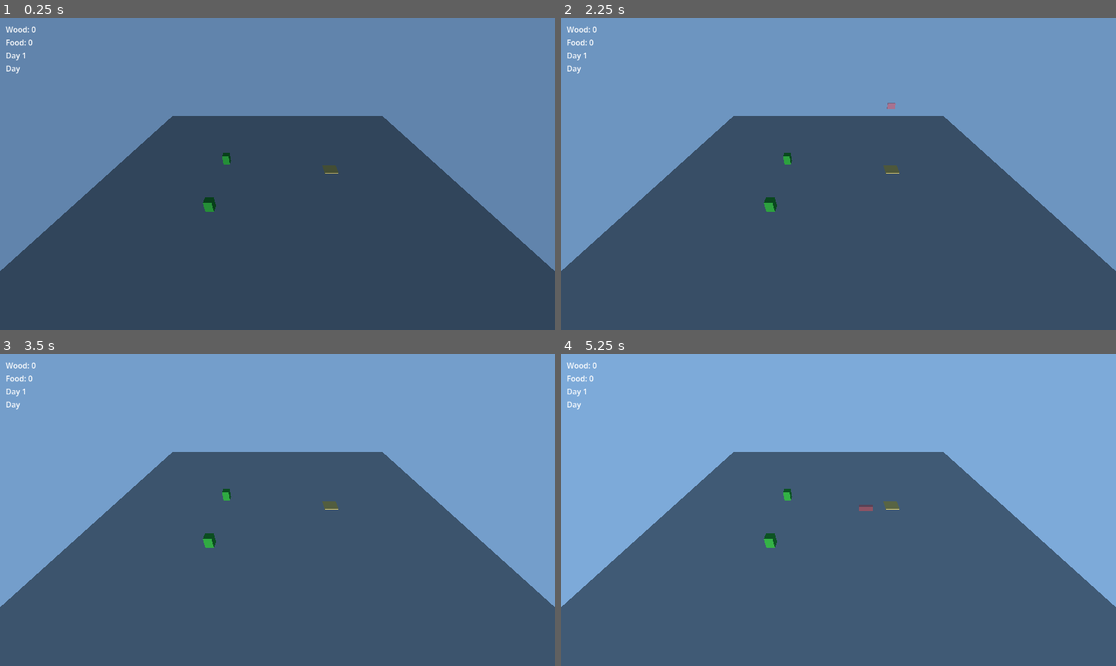
Above: before the commit, frames 1-4 (two rows, left to right).
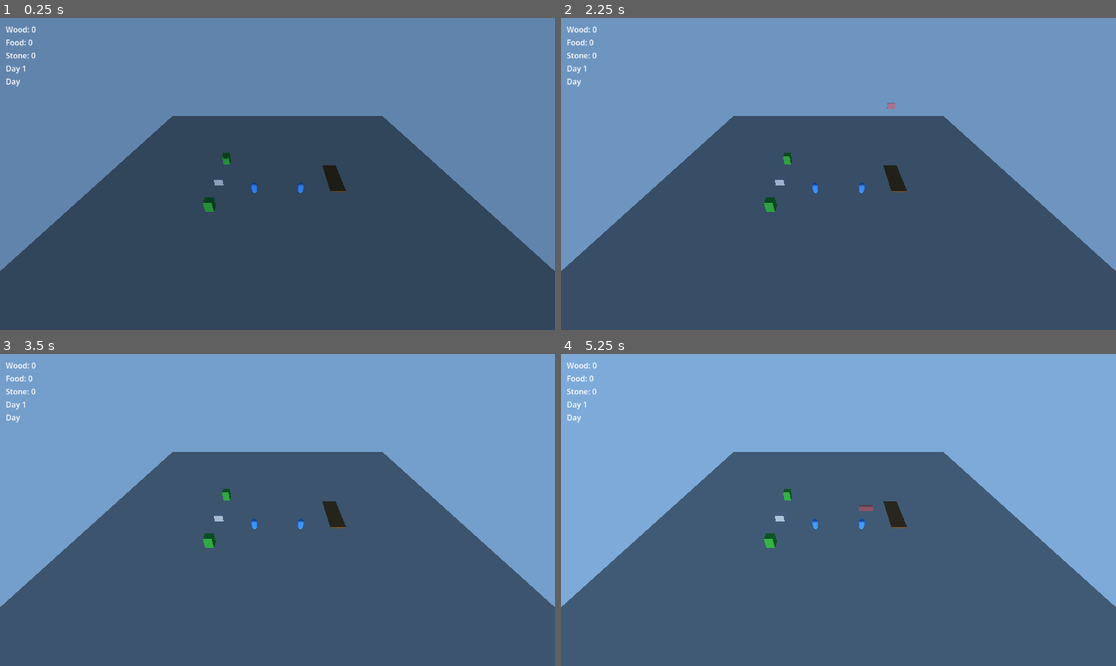
Above: after the commit, the same moments.

Repository: Harrisonnad/homestead-defense
Game: Godot game, scene res://scenes/Main.tscn
Two runs of this game, one before a commit and one after it. Both use one fixed random seed, a clock stepped at 60 frames per second and the inputs below.
Inputs (mouse positions are in pixels of both pictures, inside the frame that each line leads up to):
- Up to frame 1 (0.25 s): no input
- Up to frame 2 (2.25 s): tap Enter at 0.5, 2 s; move the mouse to (960, 158) at 0.52 s; tap B at 0.6, 1.35, 2.1 s; click (960, 158) at 0.67 s; tap Space at 1.25 s; move the mouse to (727, 189) at 1.27 s; click (727, 189) at 1.42 s; move the mouse to (894, 105) at 2.02 s; click (894, 105) at 2.17 s
- Up to frame 3 (3.5 s): tap Space at 2.75 s; move the mouse to (249, 572) at 2.77 s; tap B at 2.85 s; click (249, 572) at 2.92 s
- Up to frame 4 (5.25 s): tap Enter at 3.5 s; move the mouse to (1005, 556) at 3.52 s; tap B at 3.6, 4.35, 5.1 s; click (1005, 556) at 3.67 s; tap Space at 4.25 s; move the mouse to (672, 463) at 4.27 s; click (672, 463) at 4.42 s; move the mouse to (866, 510) at 5.02 s; click (866, 510) at 5.17 s

The runs differ from the first frame. In frame 1, 0.4% of the frame differs, in the area x 1-63%, y 11-57%; in frame 2, 0.4%; in frame 3, 0.4%; in frame 4, 0.4%.

Commit message:
Phase 2: farming & gathering depth
Farm plots now have a real plant/grow/harvest state cycle tied to the
day/night rhythm instead of instant click-gather. Adds a third resource
(stone, via rocks) and villagers with simple assignable AI: click a
villager, assign Farmer or Gatherer, and it autonomously finds and works
the nearest matching task in a loop.

Co-Authored-By: Claude Sonnet 5 <noreply@anthropic.com>

Diff:
--- a/project.godot
+++ b/project.godot
@@ -22,3 +22,4 @@
 
 GameClock="*res://scripts/autoload/game_clock.gd"
 Economy="*res://scripts/autoload/economy.gd"
+Selection="*res://scripts/autoload/selection.gd"
--- a/scenes/Main.tscn
+++ b/scenes/Main.tscn
@@ -8,6 +8,9 @@
 [ext_resource type="PackedScene" path="res://scenes/wall.tscn" id="8"]
 [ext_resource type="PackedScene" path="res://scenes/enemy.tscn" id="9"]
 [ext_resource type="Script" path="res://scripts/wave_spawner.gd" id="10"]
+[ext_resource type="PackedScene" path="res://scenes/rock.tscn" id="11"]
+[ext_resource type="PackedScene" path="res://scenes/villager.tscn" id="12"]
+[ext_resource type="PackedScene" path="res://scenes/ui/villager_panel.tscn" id="13"]
 
 [sub_resource type="PlaneMesh" id="1"]
 size = Vector2(50, 50)
@@ -62,6 +65,23 @@
 [node name="FarmPlot" parent="." instance=ExtResource("6")]
 transform = Transform3D(1, 0, 0, 0, 1, 0, 0, 0, 1, 8, 0, -3)
 
+[node name="FarmPlot2" parent="." instance=ExtResource("6")]
+transform = Transform3D(1, 0, 0, 0, 1, 0, 0, 0, 1, 8, 0, -1)
+
+[node name="FarmPlot3" parent="." instance=ExtResource("6")]
+transform = Transform3D(1, 0, 0, 0, 1, 0, 0, 0, 1, 8, 0, 1)
+
+[node name="Rock" parent="." instance=ExtResource("11")]
+transform = Transform3D(1, 0, 0, 0, 1, 0, 0, 0, 1, -8, 0, 0)
+
+[node name="Villager" parent="." instance=ExtResource("12")]
+transform = Transform3D(1, 0, 0, 0, 1, 0, 0, 0, 1, 3, 0, 2)
+
+[node name="Villager2" parent="." instance=ExtResource("12")]
+transform = Transform3D(1, 0, 0, 0, 1, 0, 0, 0, 1, -3, 0, 2)
+
+[node name="VillagerPanel" parent="." instance=ExtResource("13")]
+
 [node name="Entities" type="Node3D" parent="."]
 
 [node name="BuildManager" type="Node3D" parent="."]
--- a/scenes/farm_plot.tscn
+++ b/scenes/farm_plot.tscn
@@ -1,23 +1,30 @@
-[gd_scene load_steps=5 format=3]
+[gd_scene load_steps=6 format=3]
 
-[ext_resource type="Script" path="res://scripts/resource_node.gd" id="1"]
+[ext_resource type="Script" path="res://scripts/farm_plot.gd" id="1"]
 
 [sub_resource type="BoxMesh" id="1"]
 size = Vector3(2, 0.2, 2)
 
 [sub_resource type="StandardMaterial3D" id="2"]
-albedo_color = Color(0.72, 0.6, 0.32, 1)
+albedo_color = Color(0.35, 0.25, 0.15, 1)
 
 [sub_resource type="BoxShape3D" id="3"]
 size = Vector3(2, 0.2, 2)
 
+[sub_resource type="BoxMesh" id="4"]
+size = Vector3(0.6, 0.6, 0.6)
+
+[sub_resource type="StandardMaterial3D" id="5"]
+resource_local_to_scene = true
+albedo_color = Color(0.35, 0.55, 0.2, 1)
+
 [node name="FarmPlot" type="StaticBody3D"]
+input_ray_pickable = true
 script = ExtResource("1")
-resource_type = "food"
-gather_amount = 5
-input_ray_pickable = true
+food_yield = 15
+days_to_grow = 1
 
-[node name="MeshInstance3D" type="MeshInstance3D" parent="."]
+[node name="Dirt" type="MeshInstance3D" parent="."]
 transform = Transform3D(1, 0, 0, 0, 1, 0, 0, 0, 1, 0, 0.1, 0)
 mesh = SubResource("1")
 surface_material_override/0 = SubResource("2")
@@ -26,5 +33,8 @@
 transform = Transform3D(1, 0, 0, 0, 1, 0, 0, 0, 1, 0, 0.1, 0)
 shape = SubResource("3")
 
-[node name="CooldownTimer" type="Timer" parent="."]
-one_shot = true
+[node name="Crop" type="MeshInstance3D" parent="."]
+transform = Transform3D(1, 0, 0, 0, 1, 0, 0, 0, 1, 0, 0.4, 0)
+visible = false
+mesh = SubResource("4")
+surface_material_override/0 = SubResource("5")
--- /dev/null
+++ b/scenes/rock.tscn
@@ -0,0 +1,31 @@
+[gd_scene load_steps=5 format=3]
+
+[ext_resource type="Script" path="res://scripts/resource_node.gd" id="1"]
+
+[sub_resource type="BoxMesh" id="1"]
+size = Vector3(1.2, 0.9, 1.2)
+
+[sub_resource type="StandardMaterial3D" id="2"]
+albedo_color = Color(0.55, 0.55, 0.58, 1)
+
+[sub_resource type="BoxShape3D" id="3"]
+size = Vector3(1.2, 0.9, 1.2)
+
+[node name="Rock" type="StaticBody3D"]
+script = ExtResource("1")
+resource_type = "stone"
+gather_amount = 8
+respawn_seconds = 6.0
+input_ray_pickable = true
+
+[node name="MeshInstance3D" type="MeshInstance3D" parent="."]
+transform = Transform3D(1, 0, 0, 0, 1, 0, 0, 0, 1, 0, 0.45, 0)
+mesh = SubResource("1")
+surface_material_override/0 = SubResource("2")
+
+[node name="CollisionShape3D" type="CollisionShape3D" parent="."]
+transform = Transform3D(1, 0, 0, 0, 1, 0, 0, 0, 1, 0, 0.45, 0)
+shape = SubResource("3")
+
+[node name="CooldownTimer" type="Timer" parent="."]
+one_shot = true
--- a/scenes/ui/hud.tscn
+++ b/scenes/ui/hud.tscn
@@ -19,6 +19,10 @@
 layout_mode = 2
 text = "Food: 0"
 
+[node name="StoneLabel" type="Label" parent="VBoxContainer"]
+layout_mode = 2
+text = "Stone: 0"
+
 [node name="DayLabel" type="Label" parent="VBoxContainer"]
 layout_mode = 2
 text = "Day 1"
--- /dev/null
+++ b/scenes/ui/villager_panel.tscn
@@ -0,0 +1,34 @@
+[gd_scene load_steps=2 format=3]
+
+[ext_resource type="Script" path="res://scripts/villager_panel.gd" id="1"]
+
+[node name="VillagerPanel" type="CanvasLayer"]
+script = ExtResource("1")
+
+[node name="PanelContainer" type="PanelContainer" parent="."]
+anchors_preset = 2
+anchor_top = 1.0
+anchor_bottom = 1.0
+offset_left = 12.0
+offset_top = -84.0
+offset_right = 220.0
+offset_bottom = -12.0
+grow_vertical = 0
+
+[node name="VBoxContainer" type="VBoxContainer" parent="PanelContainer"]
+layout_mode = 2
+
+[node name="TitleLabel" type="Label" parent="PanelContainer/VBoxContainer"]
+layout_mode = 2
+text = "Villager"
+
+[node name="HBoxContainer" type="HBoxContainer" parent="PanelContainer/VBoxContainer"]
+layout_mode = 2
+
+[node name="FarmerButton" type="Button" parent="PanelContainer/VBoxContainer/HBoxContainer"]
+layout_mode = 2
+text = "Farmer"
+
+[node name="GathererButton" type="Button" parent="PanelContainer/VBoxContainer/HBoxContainer"]
+layout_mode = 2
+text = "Gatherer"
--- /dev/null
+++ b/scenes/villager.tscn
@@ -0,0 +1,38 @@
+[gd_scene load_steps=5 format=3]
+
+[ext_resource type="Script" path="res://scripts/villager.gd" id="1"]
+
+[sub_resource type="CapsuleMesh" id="1"]
+radius = 0.35
+height = 1.5
+
+[sub_resource type="StandardMaterial3D" id="2"]
+albedo_color = Color(0.2, 0.45, 0.75, 1)
+
+[sub_resource type="CapsuleShape3D" id="3"]
+radius = 0.35
+height = 1.5
+
+[node name="Villager" type="CharacterBody3D"]
+collision_layer = 1
+collision_mask = 0
+motion_mode = 1
+input_ray_pickable = true
+script = ExtResource("1")
+
+[node name="MeshInstance3D" type="MeshInstance3D" parent="."]
+transform = Transform3D(1, 0, 0, 0, 1, 0, 0, 0, 1, 0, 0.75, 0)
+mesh = SubResource("1")
+surface_material_override/0 = SubResource("2")
+
+[node name="CollisionShape3D" type="CollisionShape3D" parent="."]
+transform = Transform3D(1, 0, 0, 0, 1, 0, 0, 0, 1, 0, 0.75, 0)
+shape = SubResource("3")
+
+[node name="WorkTimer" type="Timer" parent="."]
+wait_time = 1.5
+one_shot = true
+
+[node name="RetryTimer" type="Timer" parent="."]
+wait_time = 1.0
+one_shot = true
--- /dev/null
+++ b/scripts/autoload/selection.gd
@@ -0,0 +1,9 @@
+extends Node
+
+# Autoload singleton: tracks which villager is currently selected so the
+# villager role-assignment UI can react without a direct scene reference.
+
+signal villager_selected(villager: Node)
+
+func select(villager: Node) -> void:
+	villager_selected.emit(villager)
--- /dev/null
+++ b/scripts/farm_plot.gd
@@ -0,0 +1,72 @@
+extends StaticBody3D
+class_name FarmPlot
+
+# Gray-box farm plot: EMPTY -> (plant) -> GROWING -> (days_to_grow dawns) ->
+# READY -> (harvest) -> EMPTY. Growth is tied to GameClock.day_started so it
+# stays locked to the core day/night rhythm rather than a separate timer.
+
+enum State { EMPTY, GROWING, READY }
+
+@export var food_yield: int = 15
+@export var days_to_grow: int = 1
+
+const CROP_COLOR_GROWING := Color(0.35, 0.55, 0.2)
+const CROP_COLOR_READY := Color(0.85, 0.7, 0.15)
+
+var state: State = State.EMPTY
+var _days_growing: int = 0
+
+@onready var crop_mesh: MeshInstance3D = $Crop
+
+func _ready() -> void:
+	add_to_group("farm_plots")
+	get_viewport().physics_object_picking = true
+	input_event.connect(_on_input_event)
+	GameClock.day_started.connect(_on_day_started)
+	_update_visual()
+
+func is_ready() -> bool:
+	return state == State.READY
+
+func is_empty() -> bool:
+	return state == State.EMPTY
+
+func plant() -> void:
+	if state != State.EMPTY:
+		return
+	state = State.GROWING
+	_days_growing = 0
+	_update_visual()
+
+func harvest() -> void:
+	if state != State.READY:
+		return
+	Economy.add_resource("food", food_yield)
+	state = State.EMPTY
+	_update_visual()
+
+func _on_day_started(_day_count: int) -> void:
+	if state != State.GROWING:
+		return
+	_days_growing += 1
+	if _days_growing >= days_to_grow:
+		state = State.READY
+		_update_visual()
+
+func _update_visual() -> void:
+	crop_mesh.visible = state != State.EMPTY
+	if state == State.GROWING:
+		crop_mesh.get_surface_override_material(0).albedo_color = CROP_COLOR_GROWING
+	elif state == State.READY:
+		crop_mesh.get_surface_override_material(0).albedo_color = CROP_COLOR_READY
+
+func _on_input_event(_camera: Node, event: InputEvent, _event_position: Vector3, _normal: Vector3, _shape_idx: int) -> void:
+	if not (event is InputEventMouseButton and event.pressed and event.button_index == MOUSE_BUTTON_LEFT):
+		return
+	match state:
+		State.EMPTY:
+			plant()
+		State.READY:
+			harvest()
+		State.GROWING:
+			pass
--- a/scripts/hud.gd
+++ b/scripts/hud.gd
@@ -2,6 +2,7 @@
 
 @onready var wood_label: Label = $VBoxContainer/WoodLabel
 @onready var food_label: Label = $VBoxContainer/FoodLabel
+@onready var stone_label: Label = $VBoxContainer/StoneLabel
 @onready var day_label: Label = $VBoxContainer/DayLabel
 @onready var phase_label: Label = $VBoxContainer/PhaseLabel
 
@@ -12,6 +13,7 @@
 
 	wood_label.text = "Wood: %d" % Economy.get_amount("wood")
 	food_label.text = "Food: %d" % Economy.get_amount("food")
+	stone_label.text = "Stone: %d" % Economy.get_amount("stone")
 	day_label.text = "Day %d" % GameClock.day_count
 	phase_label.text = "Day" if GameClock.is_daytime() else "Night"
 
@@ -20,6 +22,8 @@
 		wood_label.text = "Wood: %d" % new_amount
 	elif type == "food":
 		food_label.text = "Food: %d" % new_amount
+	elif type == "stone":
+		stone_label.text = "Stone: %d" % new_amount
 
 func _on_day_started(day_count: int) -> void:
 	day_label.text = "Day %d" % day_count
--- a/scripts/resource_node.gd
+++ b/scripts/resource_node.gd
@@ -1,7 +1,8 @@
 extends StaticBody3D
 
-# Clickable gray-box resource source (tree/farm plot). Left-click while not
-# on cooldown grants resource_type/gather_amount to the Economy autoload.
+# Clickable gray-box resource source (tree/rock). Left-click (or the
+# villager AI calling gather() directly) grants resource_type/gather_amount
+# to the Economy autoload while not on cooldown.
 
 @export var resource_type: String = "wood"
 @export var gather_amount: int = 5
@@ -11,17 +12,24 @@
 @onready var cooldown_timer: Timer = $CooldownTimer
 
 func _ready() -> void:
+	add_to_group("gatherable")
 	get_viewport().physics_object_picking = true
 	input_event.connect(_on_input_event)
 	cooldown_timer.timeout.connect(_on_cooldown_timeout)
 
+func is_available() -> bool:
+	return cooldown_timer.time_left <= 0.0
+
+func gather() -> void:
+	if not is_available():
+		return
+	Economy.add_resource(resource_type, gather_amount)
+	mesh.visible = false
+	cooldown_timer.start(respawn_seconds)
+
 func _on_input_event(_camera: Node, event: InputEvent, _event_position: Vector3, _normal: Vector3, _shape_idx: int) -> void:
-	if cooldown_timer.time_left > 0.0:
-		return
 	if event is InputEventMouseButton and event.pressed and event.button_index == MOUSE_BUTTON_LEFT:
-		Economy.add_resource(resource_type, gather_amount)
-		mesh.visible = false
-		cooldown_timer.start(respawn_seconds)
+		gather()
 
 func _on_cooldown_timeout() -> void:
 	mesh.visible = true
--- /dev/null
+++ b/scripts/villager.gd
@@ -0,0 +1,117 @@
+extends CharacterBody3D
+class_name Villager
+
+# Gray-box villager: click to select (routes through the Selection autoload
+# to the role-assignment UI), then once assigned a Role, autonomously walks
+# to the nearest matching task, "works" for a fixed duration, performs the
+# same action a player click would, and goes idle to search again.
+
+enum Role { NONE, FARMER, GATHERER }
+enum State { IDLE, MOVING, WORKING }
+
+@export var move_speed: float = 3.0
+@export var work_duration: float = 1.5
+@export var arrival_distance: float = 0.6
+@export var idle_retry_seconds: float = 1.0
+
+var role: Role = Role.NONE
+var state: State = State.IDLE
+var target: Node3D = null
+
+@onready var work_timer: Timer = $WorkTimer
+@onready var retry_timer: Timer = $RetryTimer
+
+func _ready() -> void:
+	get_viewport().physics_object_picking = true
+	input_event.connect(_on_input_event)
+	work_timer.timeout.connect(_on_work_complete)
+	retry_timer.timeout.connect(_on_retry_timeout)
+
+func set_role(new_role: Role) -> void:
+	role = new_role
+	if state == State.IDLE:
+		_try_find_task()
+
+func _on_input_event(_camera: Node, event: InputEvent, _event_position: Vector3, _normal: Vector3, _shape_idx: int) -> void:
+	if event is InputEventMouseButton and event.pressed and event.button_index == MOUSE_BUTTON_LEFT:
+		Selection.select(self)
+
+func _physics_process(_delta: float) -> void:
+	if state != State.MOVING:
+		return
+
+	if target == null or not is_instance_valid(target):
+		target = null
+		state = State.IDLE
+		_try_find_task()
+		return
+
+	var to_target := target.global_position - global_position
+	to_target.y = 0.0
+	if to_target.length() <= arrival_distance:
+		state = State.WORKING
+		work_timer.start()
+		return
+
+	velocity = to_target.normalized() * move_speed
+	move_and_slide()
+
+func _on_work_complete() -> void:
+	if is_instance_valid(target):
+		match role:
+			Role.FARMER:
+				if target.has_method("is_ready") and target.is_ready():
+					target.harvest()
+				elif target.has_method("is_empty") and target.is_empty():
+					target.plant()
+			Role.GATHERER:
+				if target.has_method("gather"):
+					target.gather()
+	target = null
+	state = State.IDLE
+	_try_find_task()
+
+func _on_retry_timeout() -> void:
+	if state == State.IDLE:
+		_try_find_task()
+
+func _try_find_task() -> void:
+	if role == Role.NONE:
+		return
+	var found: Node3D = null
+	if role == Role.FARMER:
+		found = _find_nearest_farm_task()
+	elif role == Role.GATHERER:
+		found = _find_nearest_gatherable()
+
+	if found:
+		target = found
+		state = State.MOVING
+	else:
+		retry_timer.start()
+
+func _find_nearest_gatherable() -> Node3D:
+	var best: Node3D = null
+	var best_dist := INF
+	for node in get_tree().get_nodes_in_group("gatherable"):
+		if node.is_available():
+			var dist := global_position.distance_to(node.global_position)
+			if dist < best_dist:
+				best_dist = dist
+				best = node
+	return best
+
+func _find_nearest_farm_task() -> Node3D:
+	var best_ready: Node3D = null
+	var best_ready_dist := INF
+	var best_empty: Node3D = null
+	var best_empty_dist := INF
+	for node in get_tree().get_nodes_in_group("farm_plots"):
+		var dist := global_position.distance_to(node.global_position)
+		if node.is_ready() and dist < best_ready_dist:
+			best_ready_dist = dist
+			best_ready = node
+		elif node.is_empty() and dist < best_empty_dist:
+			best_empty_dist = dist
+			best_empty = node
+	return best_ready if best_ready != null else best_empty
--- /dev/null
+++ b/scripts/villager_panel.gd
@@ -0,0 +1,37 @@
+extends CanvasLayer
+
+# Hidden-by-default role-assignment panel. Shown when Selection reports a
+# villager was clicked; Farmer/Gatherer buttons assign that villager's role.
+
+@onready var panel: PanelContainer = $PanelContainer
+@onready var title_label: Label = $PanelContainer/VBoxContainer/TitleLabel
+@onready var farmer_button: Button = $PanelContainer/VBoxContainer/HBoxContainer/FarmerButton
+@onready var gatherer_button: Button = $PanelContainer/VBoxContainer/HBoxContainer/GathererButton
+
+var current_villager: Villager = null
+
+func _ready() -> void:
+	panel.visible = false
+	Selection.villager_selected.connect(_on_villager_selected)
+	farmer_button.pressed.connect(_on_farmer_pressed)
+	gatherer_button.pressed.connect(_on_gatherer_pressed)
+
+func _on_villager_selected(villager: Villager) -> void:
+	current_villager = villager
+	panel.visible = true
+	_refresh_title()
+
+func _on_farmer_pressed() -> void:
+	_assign(Villager.Role.FARMER)
+
+func _on_gatherer_pressed() -> void:
+	_assign(Villager.Role.GATHERER)
+
+func _assign(role: Villager.Role) -> void:
+	if current_villager == null:
+		return
+	current_villager.set_role(role)
+	_refresh_title()
+
+func _refresh_title() -> void:
+	title_label.text = "Villager: %s" % Villager.Role.keys()[current_villager.role]
Not shown: 1 places in scenes/Main.tscn that only renumber resources
Not shown, added: scripts/autoload/selection.gd.uid
Not shown, added: scripts/enemy.gd.uid
Not shown, added: scripts/farm_plot.gd.uid
Not shown, added: scripts/villager.gd.uid
Not shown, added: scripts/villager_panel.gd.uid
Not shown, added: scripts/wave_spawner.gd.uid
